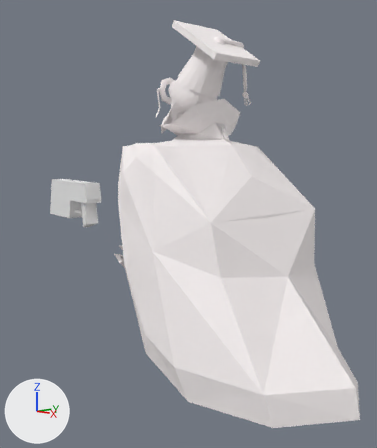
One commit to the Blender file ChicknDestroy/desing/gallinas_filo/gallinas/graduated_pistola.blend: the scene before it, then after it.
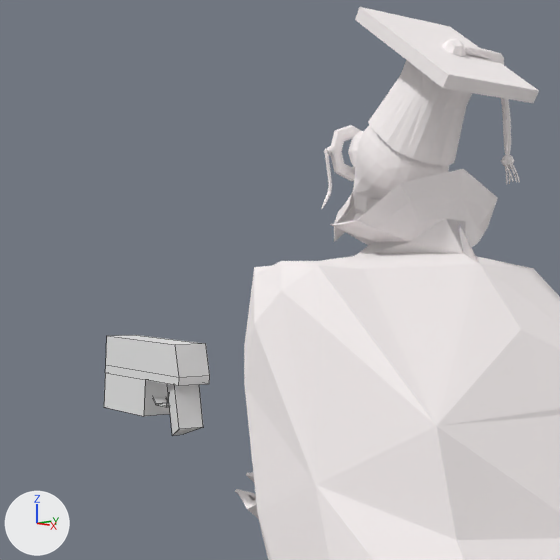
There are two pictures of each version: one whole from a 50 mm lens placed at (0.859, -0.861, 0.513), pointed at (-0.026, -0.074, 0.355), one close up on the part from 0% to 72% of the width and 4% to 64% of the height. Arrows for +X, +Y and +Z are at lower left; the lights stay in place. The close-ups show mesh edges as thin lines.
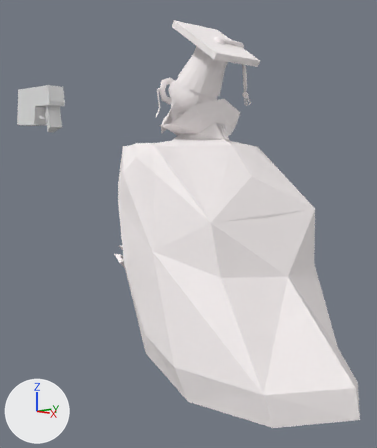
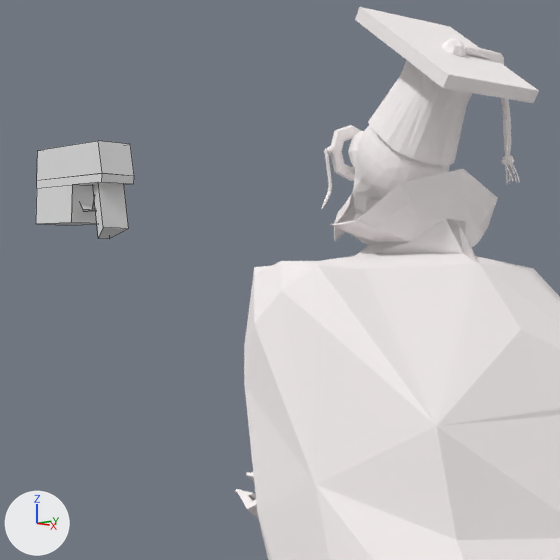
Where the newer file only moved an object's origin or applied its transform, the numbers keep the older frame.

Changed parts and their boxes [x1, y1, x2, y2] in the close-ups (560 x 560 px):
'Cylinder.001', mesh moved
    before: [104, 335, 210, 436]
    after: [36, 141, 134, 239]

What changed in the scene script:
```text
Change me_cylinder_000:
    where me_cylinder_000.from_pydata(...)  # 70 vertices, 51 faces; spans x 0.221..0.3, y -0.62..-0.266, z -0.341..-0.126
    used by ob_cylinder_001; location = (-0.01, -0.124, 0.514); rotation_euler = (0.0, 0.0, -1.571), in degrees (0, 0, -90); scale = (0.487, 0.487, 0.487)
    me_cylinder_000 part 1: the whole mesh is moved by (0.072, -0.18, 0.441)
```
